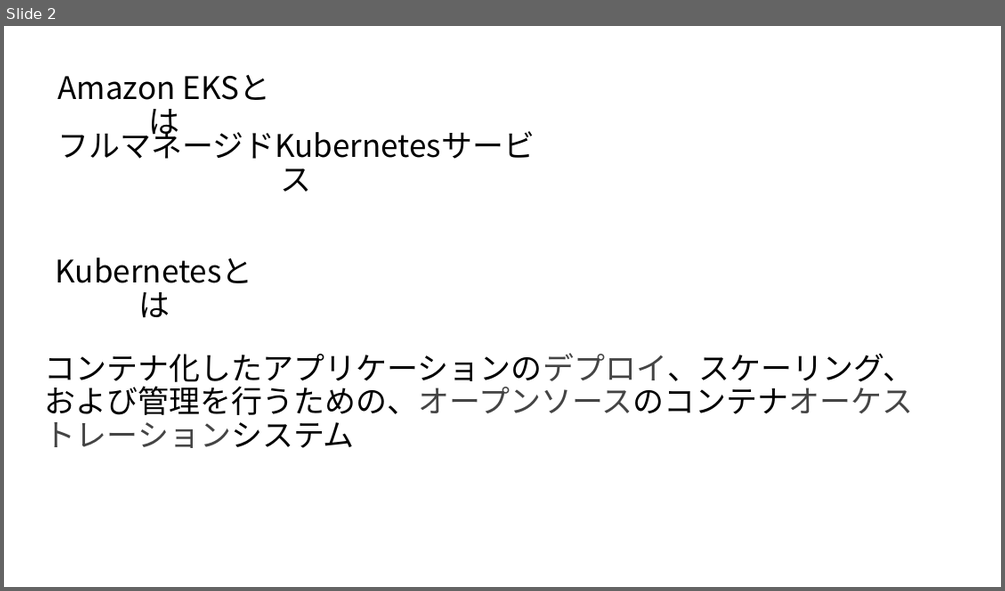
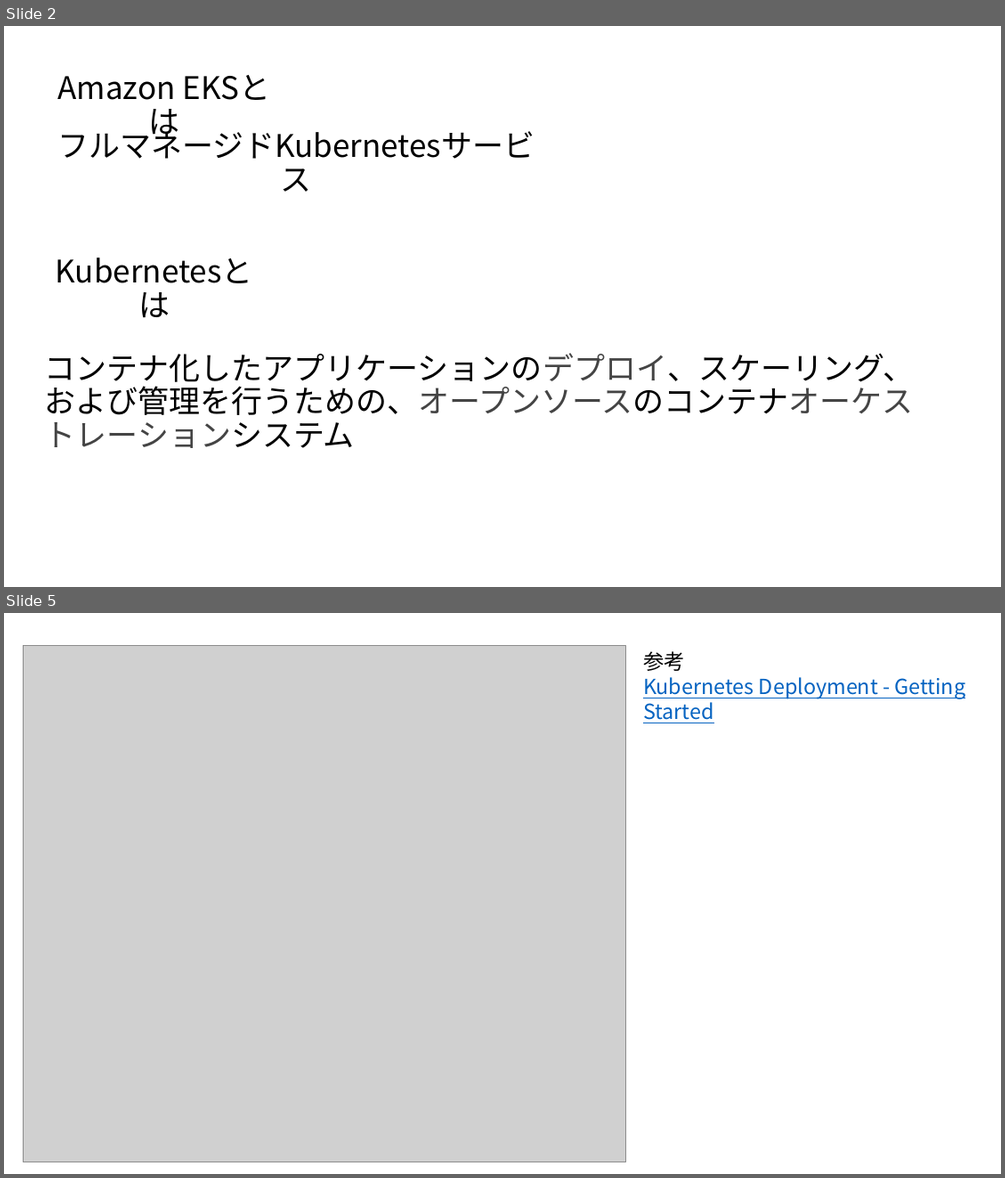
Before and after one commit to TokushigeJunya/test, a slide deck: AmazonEKS入門.pptx. Shown one above the other, each under a label of ours: slide 2 before the commit, slides 2 and 5 after it; the slides between them are not shown. The pictures are 1005x591 and 1005x1178 pixels, drawn with LibreOffice and Linux fonts; fonts in the diff are those of the drawing; grey boxes stand for pictures. Boxes give left, top, right and bottom in pixels: in the first picture for what was removed or moved away, otherwise in the second. Text is boxed around its words. In the diff, an @@ line names an element or a change of style, - is before the commit and + after.

```diff
--- a/AmazonEKS入門.pptx
+++ b/AmazonEKS入門.pptx
@@ slide 5 added at (x1=4, y1=613, x2=1001, y2=1174), background #FFFFFF @@
@@ picture added at (x1=24, y1=645, x2=626, y2=1161) @@
@@ text added at (x1=643, y1=651, x2=966, y2=723), 20 pt, text #0563C1, underline @@
+参考
+Kubernetes Deployment - Getting Started
```
Also in this commit, not shown: 1 slide changed, 13 other slides added, 16 slides removed.
